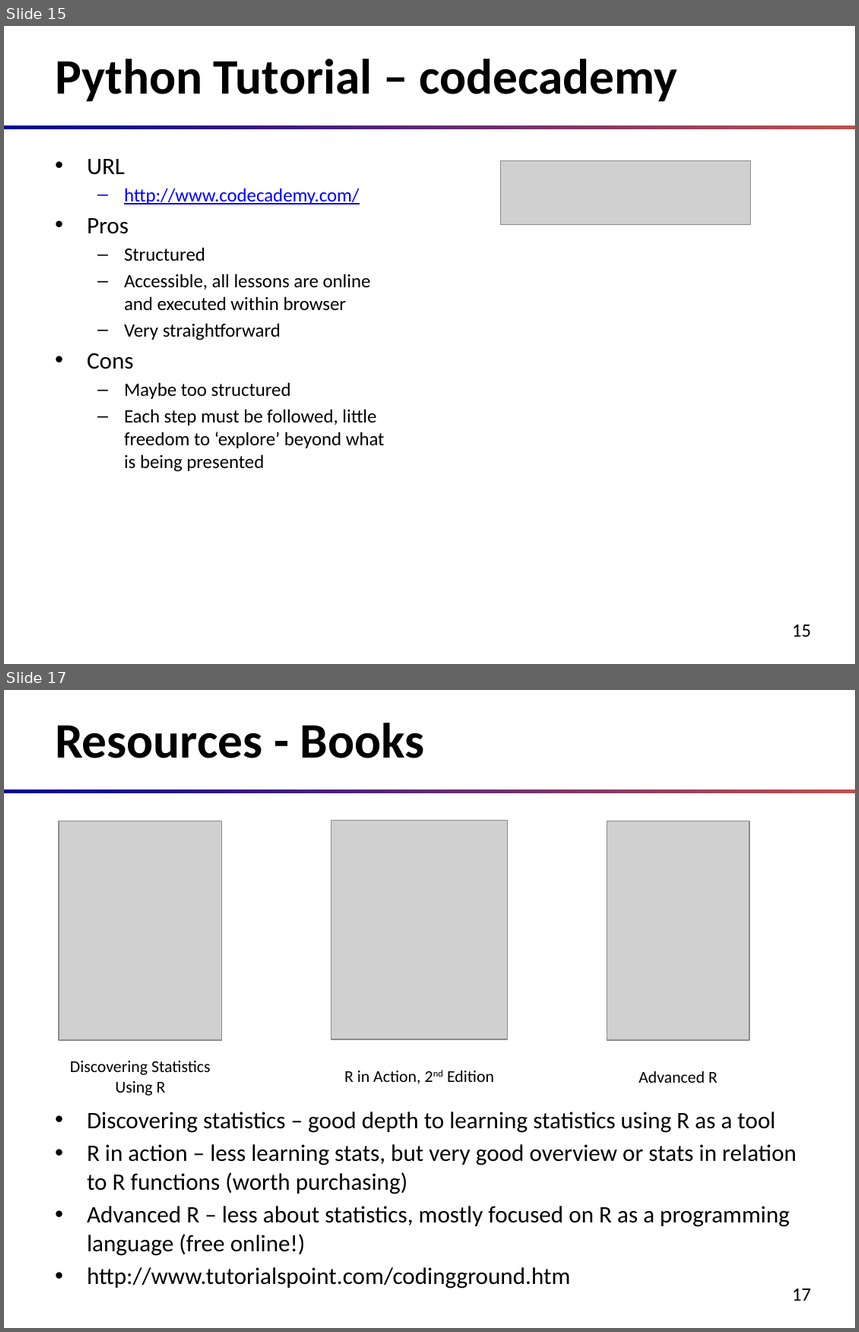
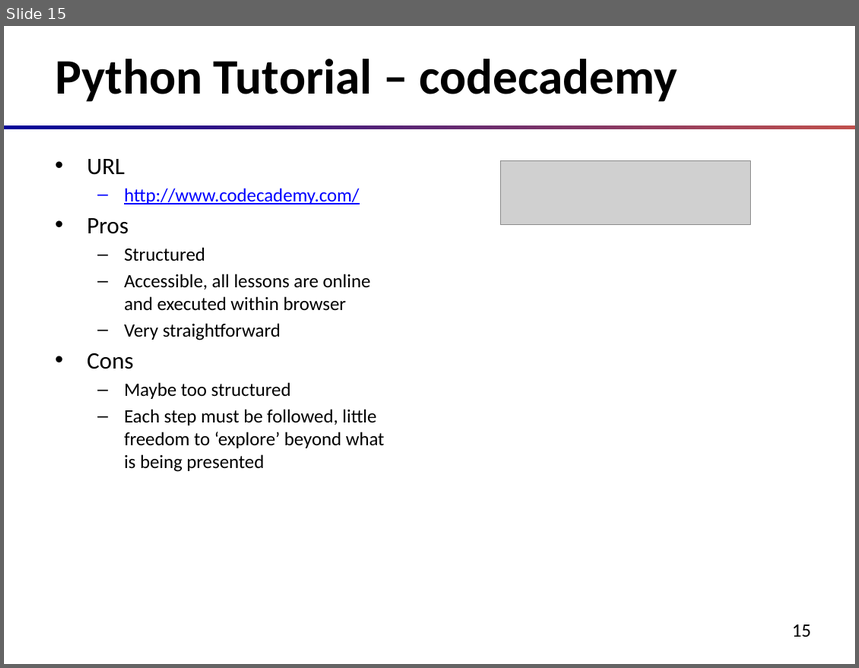
Before and after one commit to oxbot/battleship, a slide deck: slides/00-course-intro.pptx. Shown one above the other, each under a label of ours: slides 15 and 17 before the commit, slide 15 after it; the slides between them are not shown. The pictures are 859x1332 and 859x668 pixels, drawn with LibreOffice and Linux fonts; fonts in the diff are those of the drawing; grey boxes stand for pictures. Boxes give left, top, right and bottom in pixels: in the first picture for what was removed or moved away, otherwise in the second. Text is boxed around its words. In the diff, an @@ line names an element or a change of style, - is before the commit and + after.

```diff
--- a/slides/00-course-intro.pptx
+++ b/slides/00-course-intro.pptx
@@ slide 17 removed at (4,690,855,1328), background #FFFFFF; not listed: 2 template elements that a slide beside it also shows @@
@@ title removed at (55,723,425,758) @@
-Resources - Books
@@ picture removed at (59,821,222,1040) @@
@@ picture removed at (331,820,507,1040) @@
@@ picture removed at (607,821,750,1040) @@
@@ text removed at (70,1061,211,1096) @@
-Discovering Statistics Using R
@@ text removed at (344,1071,494,1084) @@
-R in Action, 2nd Edition
@@ text removed at (639,1072,718,1083) @@
-Advanced R
@@ text removed at (87,1112,797,1289) @@
-• Discovering statistics – good depth to learning statistics using R as a tool
-• R in action – less learning stats, but very good overview or stats in relation to R functions (worth purchasing)
-• Advanced R – less about statistics, mostly focused on R as a programming language (free online!)
-• http://www.tutorialspoint.com/codingground.htm
```
Also in this commit, not shown: 5 other slides removed, 4 other files.
